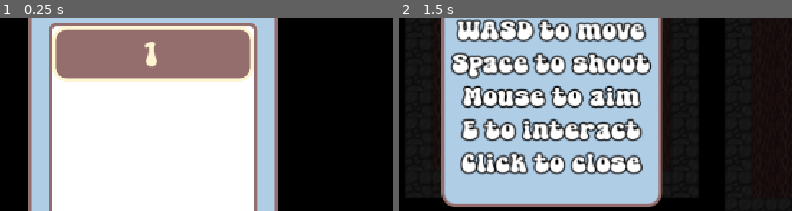
Above: before the commit, frames 1-2 (left to right).
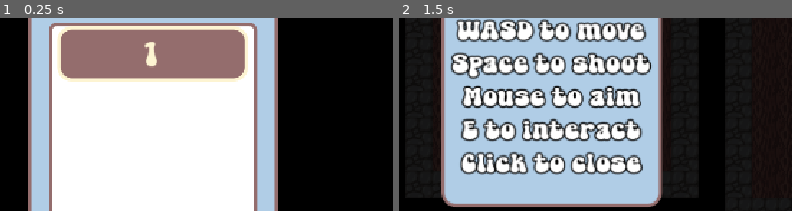
Above: after the commit, the same moments.

Repository: teganmy/wizard-cat-cat-wizard
Game: Godot game, scene res://UI/level_select.tscn
Two runs of this game, one before a commit and one after it. Both use one fixed random seed, a clock stepped at 60 frames per second and the inputs below. This scene is started directly instead of the project's main scene.
Inputs (mouse positions are % of the whole screen's width and height, from its top left):
- Up to frame 1 (0.25 s): no input
- Up to frame 2 (1.5 s): click "1" at 0.5 s; tap Enter (interact) at 1.25 s; move the mouse to (72, 52) at 1.27 s; hold Right (player_right) from 1.28 s (still down); tap Space (fire) at 1.35 s
The pictures show only the part of the screen within x 30-80%, y 38-88%; the shares and areas given below are measured in that part.

The runs differ from the first frame. In frame 1, 1.3% of the frame differs, in the area x 13-65%, y 4-34%; in frame 2, nothing differs.

Commit message:
Refactored button tween to make more sense and be easier to use

Diff:
--- a/wizard-cat-game/UI/hud.tscn
+++ b/wizard-cat-game/UI/hud.tscn
@@ -180,10 +180,6 @@
 layout_mode = 2
 text = "Quit"
 
-[node name="ButtonTween" type="Node" parent="PauseMenu" unique_id=1185222286]
-script = ExtResource("6_quk1y")
-metadata/_custom_type_script = "uid://dq2js0a13n6oc"
-
 [node name="ConfirmMenu" type="CenterContainer" parent="." unique_id=1032381515]
 visible = false
 layout_mode = 1
@@ -214,28 +210,14 @@
 layout_mode = 2
 text = "Confirm"
 
-[node name="ButtonTween" type="Node" parent="ConfirmMenu/PanelContainer" unique_id=1822570286]
+[node name="ButtonTween" type="Node" parent="." unique_id=1362867367 node_paths=PackedStringArray("buttons")]
+process_mode = 3
 script = ExtResource("6_quk1y")
+buttons = [NodePath("../PauseMenu/PanelContainer/VBoxContainer/ResumeButton"), NodePath("../PauseMenu/PanelContainer/VBoxContainer/QuitButton"), NodePath("../ConfirmMenu/PanelContainer/VBoxContainer/CancelButton"), NodePath("../ConfirmMenu/PanelContainer/VBoxContainer/ConfirmButton")]
 metadata/_custom_type_script = "uid://dq2js0a13n6oc"
 
 [connection signal="popup_hide" from="TutorialPopup" to="." method="_on_tutorial_popup_popup_hide"]
-[connection signal="button_down" from="PauseMenu/PanelContainer/VBoxContainer/ResumeButton" to="PauseMenu/ButtonTween" method="pressed_button" binds= [NodePath("../PanelContainer/VBoxContainer/ResumeButton")]]
-[connection signal="button_up" from="PauseMenu/PanelContainer/VBoxContainer/ResumeButton" to="PauseMenu/ButtonTween" method="unpressed_button" binds= [NodePath("../PanelContainer/VBoxContainer/ResumeButton")]]
-[connection signal="mouse_entered" from="PauseMenu/PanelContainer/VBoxContainer/ResumeButton" to="PauseMenu/ButtonTween" method="activate_button" binds= [NodePath("../PanelContainer/VBoxContainer/ResumeButton")]]
-[connection signal="mouse_exited" from="PauseMenu/PanelContainer/VBoxContainer/ResumeButton" to="PauseMenu/ButtonTween" method="deactivate_button" binds= [NodePath("../PanelContainer/VBoxContainer/ResumeButton")]]
 [connection signal="pressed" from="PauseMenu/PanelContainer/VBoxContainer/ResumeButton" to="PauseMenu" method="_on_resume_button_pressed"]
-[connection signal="button_down" from="PauseMenu/PanelContainer/VBoxContainer/QuitButton" to="PauseMenu/ButtonTween" method="pressed_button" binds= [NodePath("../PanelContainer/VBoxContainer/QuitButton")]]
-[connection signal="button_up" from="PauseMenu/PanelContainer/VBoxContainer/QuitButton" to="PauseMenu/ButtonTween" method="unpressed_button" binds= [NodePath("../PanelContainer/VBoxContainer/QuitButton")]]
-[connection signal="mouse_entered" from="PauseMenu/PanelContainer/VBoxContainer/QuitButton" to="PauseMenu/ButtonTween" method="activate_button" binds= [NodePath("../PanelContainer/VBoxContainer/QuitButton")]]
-[connection signal="mouse_exited" from="PauseMenu/PanelContainer/VBoxContainer/QuitButton" to="PauseMenu/ButtonTween" method="deactivate_button" binds= [NodePath("../PanelContainer/VBoxContainer/QuitButton")]]
 [connection signal="pressed" from="PauseMenu/PanelContainer/VBoxContainer/QuitButton" to="PauseMenu" method="_on_quit_button_pressed"]
-[connection signal="button_down" from="ConfirmMenu/PanelContainer/VBoxContainer/CancelButton" to="ConfirmMenu/PanelContainer/ButtonTween" method="pressed_button" binds= [NodePath("../VBoxContainer/CancelButton")]]
-[connection signal="button_up" from="ConfirmMenu/PanelContainer/VBoxContainer/CancelButton" to="ConfirmMenu/PanelContainer/ButtonTween" method="pressed_button" binds= [NodePath("../VBoxContainer/CancelButton")]]
-[connection signal="mouse_entered" from="ConfirmMenu/PanelContainer/VBoxContainer/CancelButton" to="ConfirmMenu/PanelContainer/ButtonTween" method="activate_button" binds= [NodePath("../VBoxContainer/CancelButton")]]
-[connection signal="mouse_exited" from="ConfirmMenu/PanelContainer/VBoxContainer/CancelButton" to="ConfirmMenu/PanelContainer/ButtonTween" method="deactivate_button" binds= [NodePath("../VBoxContainer/CancelButton")]]
 [connection signal="pressed" from="ConfirmMenu/PanelContainer/VBoxContainer/CancelButton" to="ConfirmMenu" method="_on_cancel_button_pressed"]
-[connection signal="button_down" from="ConfirmMenu/PanelContainer/VBoxContainer/ConfirmButton" to="ConfirmMenu/PanelContainer/ButtonTween" method="pressed_button" binds= [NodePath("../VBoxContainer/ConfirmButton")]]
-[connection signal="button_up" from="ConfirmMenu/PanelContainer/VBoxContainer/ConfirmButton" to="ConfirmMenu/PanelContainer/ButtonTween" method="unpressed_button" binds= [NodePath("../VBoxContainer/ConfirmButton")]]
-[connection signal="mouse_entered" from="ConfirmMenu/PanelContainer/VBoxContainer/ConfirmButton" to="ConfirmMenu/PanelContainer/ButtonTween" method="activate_button" binds= [NodePath("../VBoxContainer/ConfirmButton")]]
-[connection signal="mouse_exited" from="ConfirmMenu/PanelContainer/VBoxContainer/ConfirmButton" to="ConfirmMenu/PanelContainer/ButtonTween" method="deactivate_button" binds= [NodePath("../VBoxContainer/ConfirmButton")]]
 [connection signal="pressed" from="ConfirmMenu/PanelContainer/VBoxContainer/ConfirmButton" to="ConfirmMenu" method="_on_confirm_button_pressed"]
--- a/wizard-cat-game/UI/level_select.gd
+++ b/wizard-cat-game/UI/level_select.gd
@@ -1,6 +1,7 @@
 extends Control
 
 @export var button_container: Container
+@export var button_tween: ButtonTween
 var levels: Array[String] = []
 
 func _ready() -> void:
@@ -14,4 +15,5 @@
 			var button = Button.new()
 			button.text = num
 			button_container.add_child(button)
-			button.pressed.connect(SceneLoader.change_to_level.bind(num.to_int()))
+			button.pressed.connect(SceneLoader.change_to_level.call_deferred.bind(num.to_int()))
+			button_tween.add_button(button)
--- a/wizard-cat-game/UI/level_select.tscn
+++ b/wizard-cat-game/UI/level_select.tscn
@@ -2,10 +2,11 @@
 
 [ext_resource type="Theme" uid="uid://cnlk2q7yx8tfd" path="res://assets/default_theme.tres" id="1_r4dbv"]
 [ext_resource type="Script" uid="uid://cuux8h5i48whu" path="res://UI/level_select.gd" id="2_qgm14"]
+[ext_resource type="Script" uid="uid://dq2js0a13n6oc" path="res://components/button_tween.gd" id="3_q0b5w"]
 
 [sub_resource type="StyleBoxEmpty" id="StyleBoxEmpty_gjday"]
 
-[node name="LevelSelect" type="Control" unique_id=975190331 node_paths=PackedStringArray("button_container")]
+[node name="LevelSelect" type="Control" unique_id=975190331 node_paths=PackedStringArray("button_container", "button_tween")]
 layout_mode = 3
 anchors_preset = 15
 anchor_right = 1.0
@@ -15,6 +16,11 @@
 theme = ExtResource("1_r4dbv")
 script = ExtResource("2_qgm14")
 button_container = NodePath("CenterContainer/PanelContainer/VBoxContainer/ScrollContainer/VBoxContainer")
+button_tween = NodePath("ButtonTween")
+
+[node name="ButtonTween" type="Node" parent="." unique_id=143310987]
+script = ExtResource("3_q0b5w")
+metadata/_custom_type_script = "uid://dq2js0a13n6oc"
 
 [node name="CenterContainer" type="CenterContainer" parent="." unique_id=2134715913]
 layout_mode = 1
@@ -44,5 +50,7 @@
 layout_mode = 2
 
 [node name="VBoxContainer" type="VBoxContainer" parent="CenterContainer/PanelContainer/VBoxContainer/ScrollContainer" unique_id=1442914183]
-custom_minimum_size = Vector2(290, 0)
+custom_minimum_size = Vector2(275, 0)
 layout_mode = 2
+size_flags_horizontal = 6
+size_flags_vertical = 2
--- a/wizard-cat-game/components/button_tween.gd
+++ b/wizard-cat-game/components/button_tween.gd
@@ -1,27 +1,48 @@
 class_name ButtonTween
 extends Node
 
+@export var buttons: Array[Button] = []
+@export_group("Behavior")
 @export var anim_time: float = 0.2
 @export var hover_scale: Vector2 = Vector2(1.05, 1.05)
 @export var press_scale: Vector2 = Vector2(0.9,0.9)
 @export var transition := Tween.TRANS_BACK
 
+func _ready() -> void:
+	for button in buttons:
+		_connect_button(button)
+
+func _connect_button(button: Button) -> void:
+	button.mouse_entered.connect(activate_button.bind(button.get_path()))
+	button.mouse_exited.connect(deactivate_button.bind(button.get_path()))
+	button.button_down.connect(pressed_button.bind(button.get_path()))
+	button.button_up.connect(unpressed_button.bind(button.get_path()))
+
+func add_button(button: Button) -> void:
+	if button not in buttons:
+		buttons.append(button)
+		_connect_button(button)
+
 func activate_button(button: NodePath) -> void:
 	var button_node = get_node(button)
-	button_node.pivot_offset_ratio = Vector2(0.5,0.5)
-	create_tween().set_trans(transition).tween_property(button_node, "scale", hover_scale, anim_time)
+	if button_node:
+		button_node.pivot_offset_ratio = Vector2(0.5,0.5)
+		create_tween().set_trans(transition).tween_property(button_node, "scale", hover_scale, anim_time)
 
 func deactivate_button(button: NodePath) -> void:
 	var button_node = get_node(button)
-	button_node.pivot_offset_ratio = Vector2(0.5,0.5)
-	create_tween().set_trans(transition).tween_property(button_node, "scale", Vector2.ONE, anim_time)
+	if button_node:
+		button_node.pivot_offset_ratio = Vector2(0.5,0.5)
+		create_tween().set_trans(transition).tween_property(button_node, "scale", Vector2.ONE, anim_time)
 
 func pressed_button(button: NodePath) -> void:
 	var button_node = get_node(button)
-	button_node.pivot_offset_ratio = Vector2(0.5,0.5)
-	create_tween().set_trans(transition).tween_property(button_node, "scale", press_scale, anim_time)
+	if button_node:
+		button_node.pivot_offset_ratio = Vector2(0.5,0.5)
+		create_tween().set_trans(transition).tween_property(button_node, "scale", press_scale, anim_time)
 
 func unpressed_button(button: NodePath) -> void:
 	var button_node = get_node(button)
-	button_node.pivot_offset_ratio = Vector2(0.5,0.5)
-	create_tween().set_trans(transition).tween_property(button_node, "scale", hover_scale, anim_time)
+	if button_node:
+		button_node.pivot_offset_ratio = Vector2(0.5,0.5)
+		create_tween().set_trans(transition).tween_property(button_node, "scale", hover_scale, anim_time)
--- a/wizard-cat-game/levels/level_state.gd
+++ b/wizard-cat-game/levels/level_state.gd
@@ -21,7 +21,6 @@
 	state = new_state
 
 func can_pause() -> bool:
-	print(state == STATE.ACTIVE)
 	return state == STATE.ACTIVE
 
 func try_exit() -> void:
--- a/wizard-cat-game/main.tscn
+++ b/wizard-cat-game/main.tscn
@@ -51,8 +51,9 @@
 grow_vertical = 2
 pivot_offset_ratio = Vector2(0.5, 0.5)
 
-[node name="ButtonTween" type="Node" parent="MenuLayer/MainMenu/PanelContainer" unique_id=1869123090]
+[node name="ButtonTween" type="Node" parent="MenuLayer/MainMenu/PanelContainer" unique_id=1869123090 node_paths=PackedStringArray("buttons")]
 script = ExtResource("1_0xm2m")
+buttons = [NodePath("../VBoxContainer/NewGameButton"), NodePath("../VBoxContainer/ContinueButton"), NodePath("../VBoxContainer/LoadButton"), NodePath("../VBoxContainer/QuitButton")]
 anim_time = 0.15
 metadata/_custom_type_script = "uid://dq2js0a13n6oc"
 
@@ -107,21 +108,5 @@
 metadata/_edit_use_anchors_ = true
 metadata/_edit_lock_ = true
 
-[connection signal="button_down" from="MenuLayer/MainMenu/PanelContainer/VBoxContainer/NewGameButton" to="MenuLayer/MainMenu/PanelContainer/ButtonTween" method="pressed_button" binds= [NodePath("../VBoxContainer/NewGameButton")]]
-[connection signal="button_up" from="MenuLayer/MainMenu/PanelContainer/VBoxContainer/NewGameButton" to="MenuLayer/MainMenu/PanelContainer/ButtonTween" method="unpressed_button" binds= [NodePath("../VBoxContainer/NewGameButton")]]
-[connection signal="mouse_entered" from="MenuLayer/MainMenu/PanelContainer/VBoxContainer/NewGameButton" to="MenuLayer/MainMenu/PanelContainer/ButtonTween" method="activate_button" binds= [NodePath("../VBoxContainer/NewGameButton")]]
-[connection signal="mouse_exited" from="MenuLayer/MainMenu/PanelContainer/VBoxContainer/NewGameButton" to="MenuLayer/MainMenu/PanelContainer/ButtonTween" method="deactivate_button" binds= [NodePath("../VBoxContainer/NewGameButton")]]
 [connection signal="pressed" from="MenuLayer/MainMenu/PanelContainer/VBoxContainer/NewGameButton" to="." method="_on_new_game_button_pressed"]
-[connection signal="button_down" from="MenuLayer/MainMenu/PanelContainer/VBoxContainer/ContinueButton" to="MenuLayer/MainMenu/PanelContainer/ButtonTween" method="pressed_button" binds= [NodePath("../VBoxContainer/ContinueButton")]]
-[connection signal="button_up" from="MenuLayer/MainMenu/PanelContainer/VBoxContainer/ContinueButton" to="MenuLayer/MainMenu/PanelContainer/ButtonTween" method="unpressed_button" binds= [NodePath("../VBoxContainer/ContinueButton")]]
-[connection signal="mouse_entered" from="MenuLayer/MainMenu/PanelContainer/VBoxContainer/ContinueButton" to="MenuLayer/MainMenu/PanelContainer/ButtonTween" method="activate_button" binds= [NodePath("../VBoxContainer/ContinueButton")]]
-[connection signal="mouse_exited" from="MenuLayer/MainMenu/PanelContainer/VBoxContainer/ContinueButton" to="MenuLayer/MainMenu/PanelContainer/ButtonTween" method="deactivate_button" binds= [NodePath("../VBoxContainer/ContinueButton")]]
-[connection signal="button_down" from="MenuLayer/MainMenu/PanelContainer/VBoxContainer/LoadButton" to="MenuLayer/MainMenu/PanelContainer/ButtonTween" method="pressed_button" binds= [NodePath("../VBoxContainer/LoadButton")]]
-[connection signal="button_up" from="MenuLayer/MainMenu/PanelContainer/VBoxContainer/LoadButton" to="MenuLayer/MainMenu/PanelContainer/ButtonTween" method="unpressed_button" binds= [NodePath("../VBoxContainer/LoadButton")]]
-[connection signal="mouse_entered" from="MenuLayer/MainMenu/PanelContainer/VBoxContainer/LoadButton" to="MenuLayer/MainMenu/PanelContainer/ButtonTween" method="activate_button" binds= [NodePath("../VBoxContainer/LoadButton")]]
-[connection signal="mouse_exited" from="MenuLayer/MainMenu/PanelContainer/VBoxContainer/LoadButton" to="MenuLayer/MainMenu/PanelContainer/ButtonTween" method="deactivate_button" binds= [NodePath("../VBoxContainer/LoadButton")]]
-[connection signal="button_down" from="MenuLayer/MainMenu/PanelContainer/VBoxContainer/QuitButton" to="MenuLayer/MainMenu/PanelContainer/ButtonTween" method="pressed_button" binds= [NodePath("../VBoxContainer/QuitButton")]]
-[connection signal="button_up" from="MenuLayer/MainMenu/PanelContainer/VBoxContainer/QuitButton" to="MenuLayer/MainMenu/PanelContainer/ButtonTween" method="unpressed_button" binds= [NodePath("../VBoxContainer/QuitButton")]]
-[connection signal="mouse_entered" from="MenuLayer/MainMenu/PanelContainer/VBoxContainer/QuitButton" to="MenuLayer/MainMenu/PanelContainer/ButtonTween" method="activate_button" binds= [NodePath("../VBoxContainer/QuitButton")]]
-[connection signal="mouse_exited" from="MenuLayer/MainMenu/PanelContainer/VBoxContainer/QuitButton" to="MenuLayer/MainMenu/PanelContainer/ButtonTween" method="deactivate_button" binds= [NodePath("../VBoxContainer/QuitButton")]]
 [connection signal="pressed" from="MenuLayer/MainMenu/PanelContainer/VBoxContainer/QuitButton" to="." method="_on_quit_button_pressed"]
